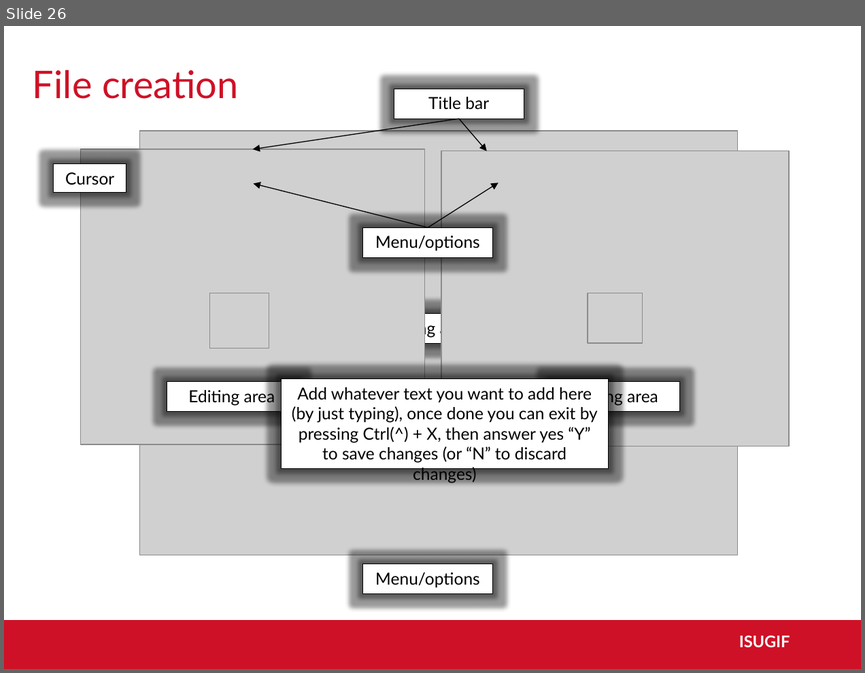
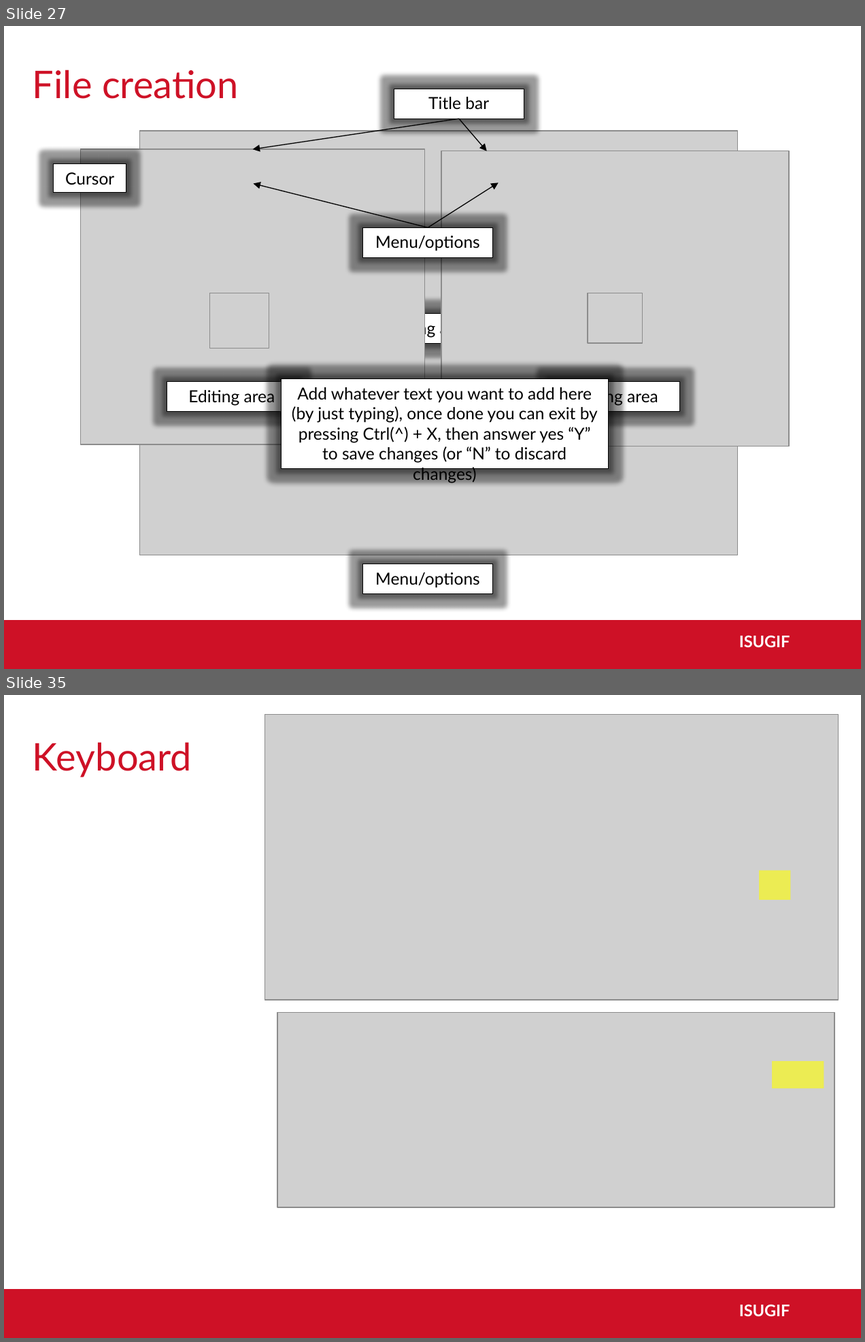
Before and after one commit to ISUgenomics/basic_UNIX_2015, a slide deck: slides_workshop_as.pptx. Shown one above the other, each under a label of ours: slide 26 before the commit, slides 27 and 35 after it; the slides between them are not shown. The pictures are 865x673 and 865x1342 pixels, drawn with LibreOffice and Linux fonts; fonts in the diff are those of the drawing; grey boxes stand for pictures; background and template pictures are left out. Boxes give left, top, right and bottom in pixels: in the first picture for what was removed or moved away, otherwise in the second. Text is boxed around its words. In the diff, an @@ line names an element or a change of style, - is before the commit and + after.

```diff
--- a/slides_workshop_as.pptx
+++ b/slides_workshop_as.pptx
@@ slide 35 added at <box>4,695,861,1338</box>, background #FFFFFF; not listed: 2 template elements that a slide beside it also shows @@
@@ picture added at <box>264,715,838,1000</box> @@
@@ title added at <box>33,742,192,777</box>, 32 pt, text #CE1126 @@
+Keyboard
@@ rectangle added at <box>759,870,791,899</box>, fill #FFFF00 at 60% opacity @@
@@ picture added at <box>277,1012,834,1207</box> @@
@@ rectangle added at <box>772,1061,824,1088</box>, fill #FFFF00 at 60% opacity @@
@@ what was slide 26 is now slide 27 @@
```
Also in this commit, not shown: 9 slides changed, 15 other slides added, 2 slides removed.
